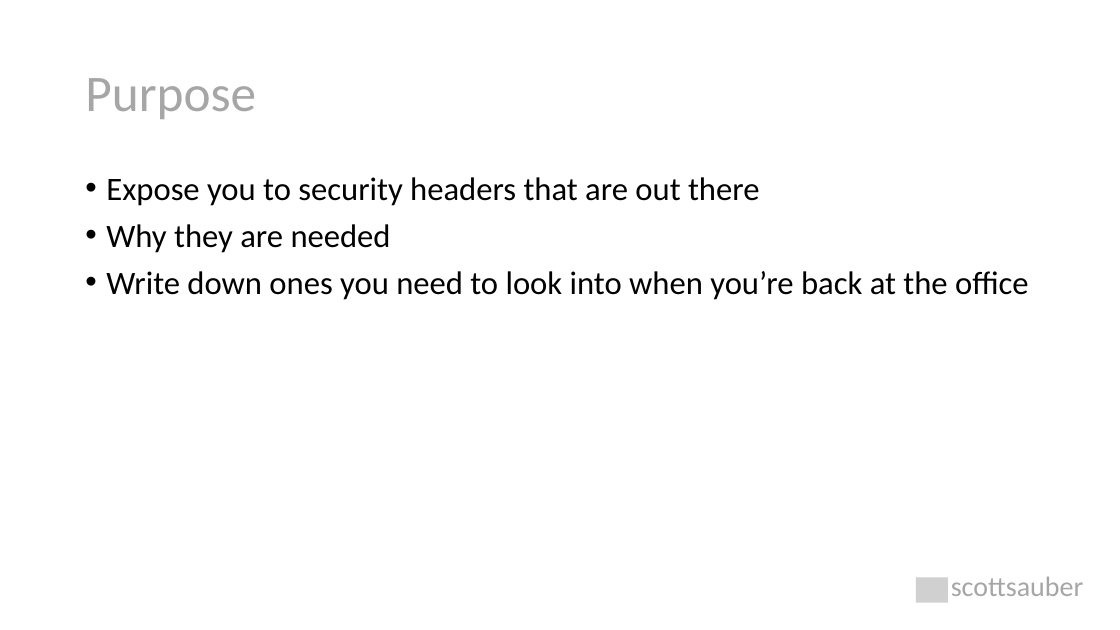
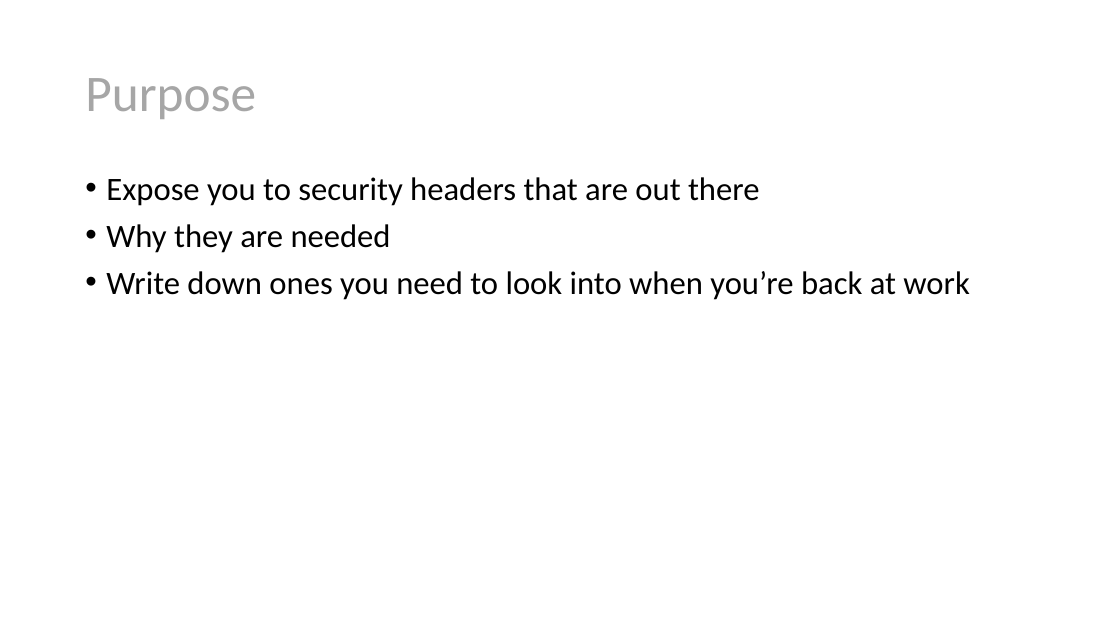
Before and after one commit to scottsauber/security-headers-talk, a slide deck: slide 4 of Security Headers Explained.pptx. Drawn at 1120x630 pixels with LibreOffice and Linux fonts; fonts in the diff are those of the drawing; grey boxes stand for pictures. Boxes give left, top, right and bottom in pixels: in the first picture for what was removed or moved away, otherwise in the second. Text is boxed around its words. In the diff, an @@ line names an element or a change of style, - is before the commit and + after.

```diff
--- a/Security Headers Explained.pptx
+++ b/Security Headers Explained.pptx
@@ text at (106,271,969,300): text changed @@
-• Write down ones you need to look into when you’re back at the office
+• Write down ones you need to look into when you’re back at work
@@ picture removed at (916,577,948,602) @@
@@ text removed at (951,577,1084,596) @@
-scottsauber
```
Also in this commit, not shown: 60 other slides changed, 1 slide added, 1 slide removed.
